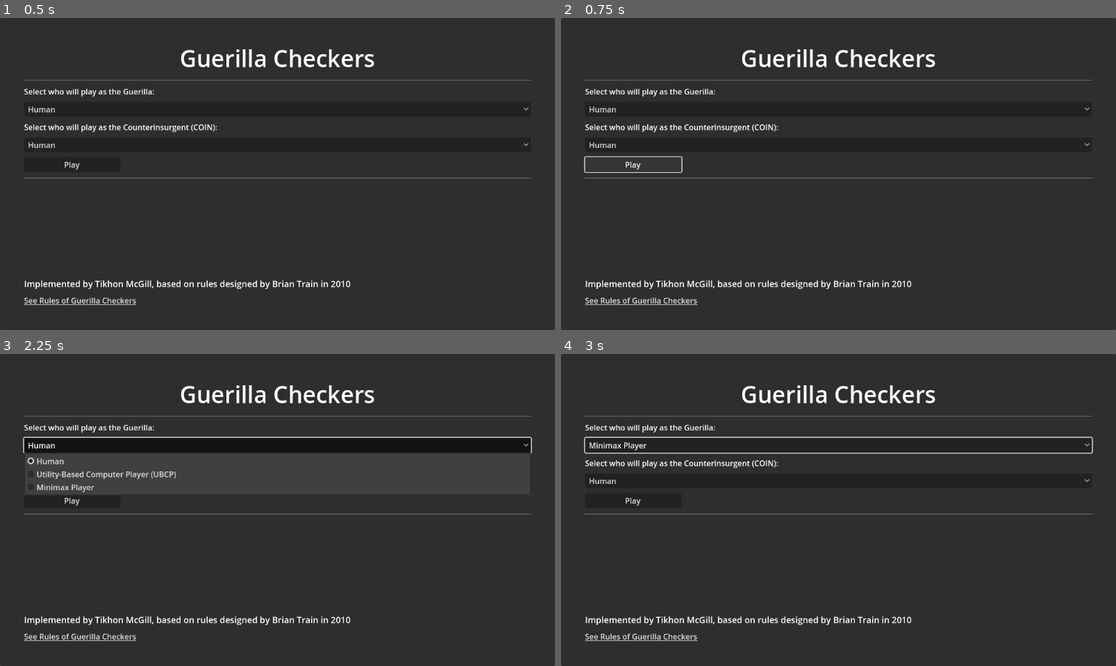
Above: before the commit, frames 1-4 (two rows, left to right).
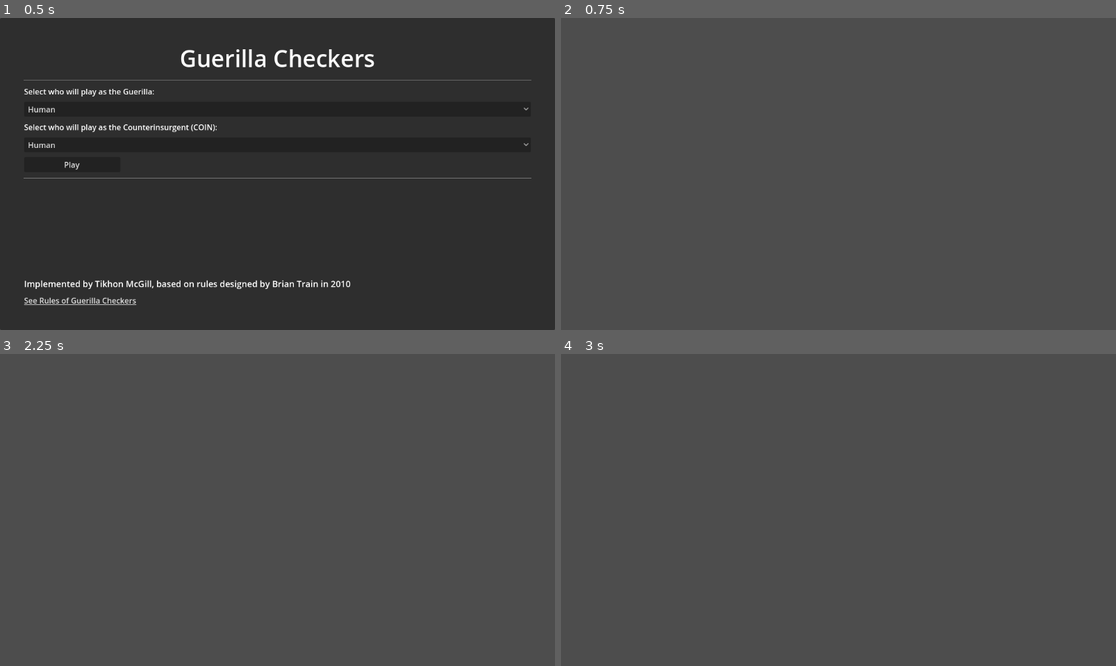
Above: after the commit, the same moments.

Repository: TikhonMcGill/guerilla-checkers
Game: Godot game, scene res://assets/scenes/main_menu/main_menu.tscn
Two runs of this game, one before a commit and one after it. Both use one fixed random seed, a clock stepped at 60 frames per second and the inputs below.
Inputs (mouse positions are in pixels of both pictures, inside the frame that each line leads up to):
- Up to frame 1 (0.5 s): no input
- Up to frame 2 (0.75 s): click "Play" at 0.5 s
- Up to frame 3 (2.25 s): click (72, 500) at 1.25 s, where only the run before the commit has a clickable "Play"; click (277, 444) at 2 s, where only the run before the commit has a clickable "Human"
- Up to frame 4 (3 s): click (838, 481) at 2.75 s, where only the run before the commit has a clickable "Human"

Frame 1 is identical in both runs. In frame 2, 98% of the frame differs, in the area x 0-100%, y 0-100%; in frame 3, 88%; in frame 4, 99%.

Commit message:
Create Game Scene and Connect it with Main Menu

Diff:
--- /dev/null
+++ b/assets/scenes/game_scene/game_scene.gd
@@ -0,0 +1,12 @@
+extends Node
+
+const MAIN_MENU_PATH := "res://assets/scenes/main_menu/main_menu.tscn"
+
+@onready var quit_confirmation_dialog = $QuitConfirmationDialog
+
+func _unhandled_key_input(event):
+	if event.is_action_pressed("escape") == true:
+		quit_confirmation_dialog.popup_centered_ratio()
+
+func _on_quit_confirmation_dialog_confirmed():
+	get_tree().change_scene_to_file(MAIN_MENU_PATH)
--- /dev/null
+++ b/assets/scenes/game_scene/game_scene.tscn
@@ -0,0 +1,14 @@
+[gd_scene load_steps=2 format=3 uid="uid://bimlqxwg5scw4"]
+
+[ext_resource type="Script" path="res://assets/scenes/game_scene/game_scene.gd" id="1_i1tu6"]
+
+[node name="GameScene" type="Node"]
+script = ExtResource("1_i1tu6")
+
+[node name="QuitConfirmationDialog" type="ConfirmationDialog" parent="."]
+title = "Return to Main Menu?"
+ok_button_text = "Yes"
+dialog_text = "Are you sure you want to return to the Main Menu?"
+cancel_button_text = "No"
+
+[connection signal="confirmed" from="QuitConfirmationDialog" to="." method="_on_quit_confirmation_dialog_confirmed"]
--- /dev/null
+++ b/assets/scenes/main_menu/main_menu.gd
@@ -0,0 +1,6 @@
+extends Control
+
+const GAME_SCENE_PATH := "res://assets/scenes/game_scene/game_scene.tscn"
+
+func _on_play_button_pressed():
+	get_tree().change_scene_to_file(GAME_SCENE_PATH)
--- a/assets/scenes/main_menu/main_menu.tscn
+++ b/assets/scenes/main_menu/main_menu.tscn
@@ -1,4 +1,6 @@
-[gd_scene format=3 uid="uid://csqyjihnbesyu"]
+[gd_scene load_steps=2 format=3 uid="uid://csqyjihnbesyu"]
+
+[ext_resource type="Script" path="res://assets/scenes/main_menu/main_menu.gd" id="1_3duge"]
 
 [node name="MainMenu" type="Control"]
 layout_mode = 3
@@ -7,6 +9,7 @@
 anchor_bottom = 1.0
 grow_horizontal = 2
 grow_vertical = 2
+script = ExtResource("1_3duge")
 
 [node name="PanelContainer" type="PanelContainer" parent="."]
 layout_mode = 1
@@ -90,3 +93,5 @@
 size_flags_vertical = 10
 text = "See Rules of Guerilla Checkers"
 uri = "https://www.di.fc.ul.pt/~jpn/gv/guerrilla.htm"
+
+[connection signal="pressed" from="PanelContainer/MarginContainer/VBoxContainer/PlayButton" to="." method="_on_play_button_pressed"]
--- a/project.godot
+++ b/project.godot
@@ -15,6 +15,14 @@
 config/features=PackedStringArray("4.2", "GL Compatibility")
 config/icon="res://icon.svg"
 
+[input]
+
+escape={
+"deadzone": 0.5,
+"events": [Object(InputEventKey,"resource_local_to_scene":false,"resource_name":"","device":-1,"window_id":0,"alt_pressed":false,"shift_pressed":false,"ctrl_pressed":false,"meta_pressed":false,"pressed":false,"keycode":0,"physical_keycode":4194305,"key_label":0,"unicode":0,"echo":false,"script":null)
+]
+}
+
 [rendering]
 
 renderer/rendering_method="gl_compatibility"
Not shown, changed: Plans.txt
